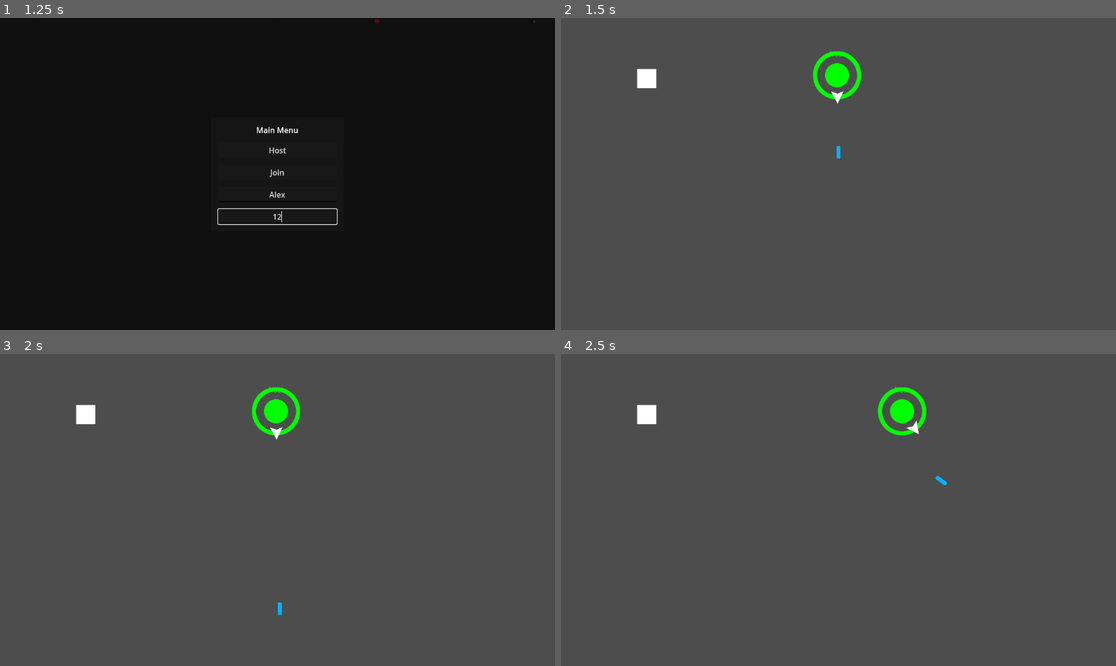
Above: before the commit, frames 1-4 (two rows, left to right).
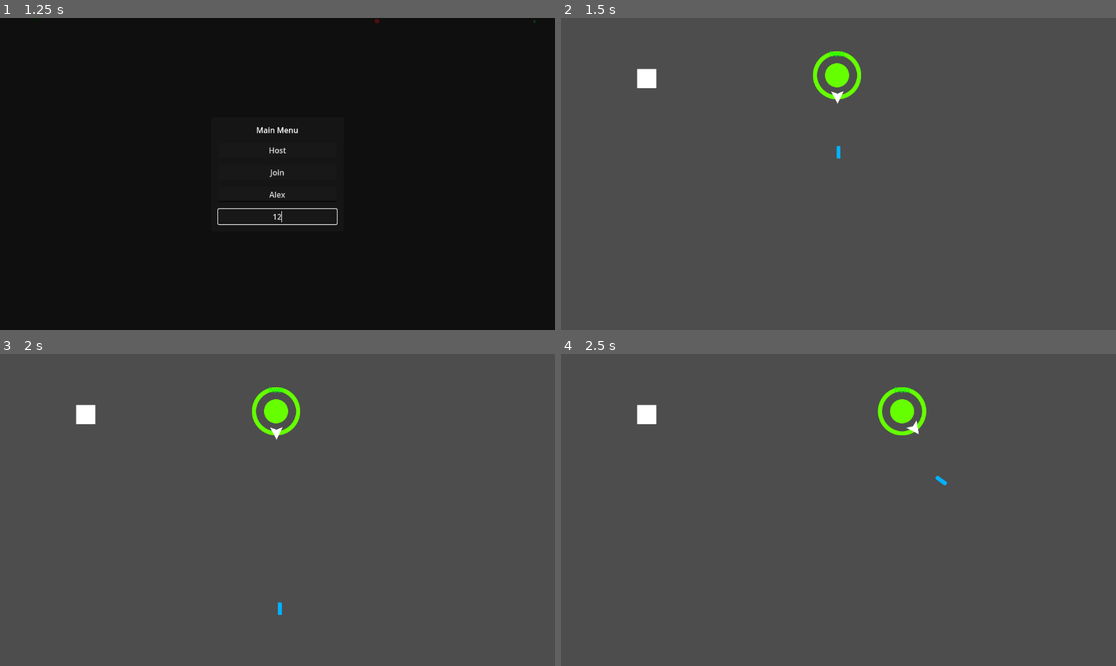
Above: after the commit, the same moments.

Repository: Pkepowicz/Infinite-Onslaught
Game: Godot game, scene res://assets/scenes/world.tscn
The game is run twice, just before and just after one commit, with the same random seed, the same clock (stepped at 60 frames per second) and the same inputs. The engine's default icon, where the game draws it, is replaced by a stand-in: a white triangle on a blue panel in a dark square.
Inputs (mouse positions are in pixels of both pictures, inside the frame that each line leads up to):
- Up to frame 1 (1.25 s): click (277, 192) at 0.52 s; type "Alex" at 0.6 s; click (277, 217) at 0.75 s; type "12" at 0.83 s
- Up to frame 2 (1.5 s): click "Host" at 1.25 s
- Up to frame 3 (2 s): no input
- Up to frame 4 (2.5 s): tap Enter at 2 s; move the mouse to (960, 494) at 2.02 s; hold Right (ui_right) from 2.03 s (still down); click (960, 494) at 2.1 s

Frame 1 is identical in both runs. In frame 2, 0.6% of the frame differs, in the area x 45-55%, y 10-27%; in frame 3, 0.6%; in frame 4, 0.6%, in the area x 57-66%, y 10-27%.

Commit message:
Fixed spawn locations

Diff:
--- a/assets/Levels/level.gd
+++ b/assets/Levels/level.gd
@@ -5,13 +5,11 @@
 ## to spawn new player on this spawn point
 @export var min_spawn_separation_distance: float
 
-func spawn_player(player_to_spawn)-> void:
+func get_spawn():
 	for point in spawn_points:
 		print("Checking point: ", point)
 		if point.can_spawn_here():
-			player_to_spawn.position = point.global_position
-			get_parent().add_child(player_to_spawn)
-			return
+			return point.global_position
 
 
 # Called when the node enters the scene tree for the first time.
--- a/assets/Levels/spawn_point.gd
+++ b/assets/Levels/spawn_point.gd
@@ -1,9 +1,10 @@
 extends Node2D
 
-@export var spawn_prevention_radius: float = 2
+@export var spawn_prevention_radius: float = 4
 
 func can_spawn_here()-> bool:
 	var objects_in_range = $Area2D.get_overlapping_areas()
+	print(objects_in_range)
 	for obj in objects_in_range:
 		if obj.get_parent().get_parent().is_in_group("Player"):
 			print("point already occupied")
--- a/assets/Levels/spawn_point.tscn
+++ b/assets/Levels/spawn_point.tscn
@@ -9,6 +9,8 @@
 script = ExtResource("1_d25i5")
 
 [node name="Area2D" type="Area2D" parent="."]
+collision_layer = 3
+collision_mask = 3
 
 [node name="CollisionShape2D" type="CollisionShape2D" parent="Area2D"]
 shape = SubResource("CircleShape2D_e2t0k")
--- a/assets/player/Boxes/hit_box.gd
+++ b/assets/player/Boxes/hit_box.gd
@@ -1,6 +1,5 @@
 extends Node2D
 
-@export var colors: Array[Color]
 @export var max_hp: int = 5
 
 var hp: int
@@ -10,8 +9,9 @@
 
 signal get_knocked_back(dir: Vector2)
 
+# Działa, będzie działać i tego nie ruszać ok?
 func update_color():
-	var color_percentage = 1 - float(hp)/float(max_hp)
+	var color_percentage = 1 - (float(hp)-1)/float(max_hp)
 	var red_value = clamp(2*color_percentage, 0, 1)
 	var green_value = clamp(2*(-color_percentage)+2, 0, 1)
 	var color_to_set = Color(red_value, green_value, 0, 1)
--- a/assets/player/player.tscn
+++ b/assets/player/player.tscn
@@ -70,6 +70,7 @@
 replication_config = SubResource("SceneReplicationConfig_g3wg3")
 
 [node name="HitBox" parent="." instance=ExtResource("4_661v0")]
+max_hp = 5
 
 [node name="CollisionShape2D" parent="HitBox/Area2D" index="0"]
 shape = SubResource("CircleShape2D_6xo8u")
--- a/assets/scenes/world.gd
+++ b/assets/scenes/world.gd
@@ -68,7 +68,10 @@
 	print("Connected: " + str(peer_id) )
 	var player = Player.instantiate()
 	player.name = str(peer_id)
-	level.spawn_player(player)
+	var pos = level.get_spawn()
+	player.global_position = pos
+	add_child(player)
+	sync_player_position.rpc_id(peer_id, pos)
 	#level.add_child(player)
 
 func remove_player(peer_id):
@@ -95,6 +98,11 @@
 			sync_player_info.rpc(player_info[i].username, i)
 		update_player_labels.rpc()
 
+@rpc("authority", "call_local")
+func sync_player_position(pos):
+	var player = get_node_or_null(str(multiplayer.get_unique_id()))
+	player.position = pos
+
 @rpc("authority", "call_local", "reliable")
 func update_player_labels():
 	var players = get_tree().get_nodes_in_group("Player")
